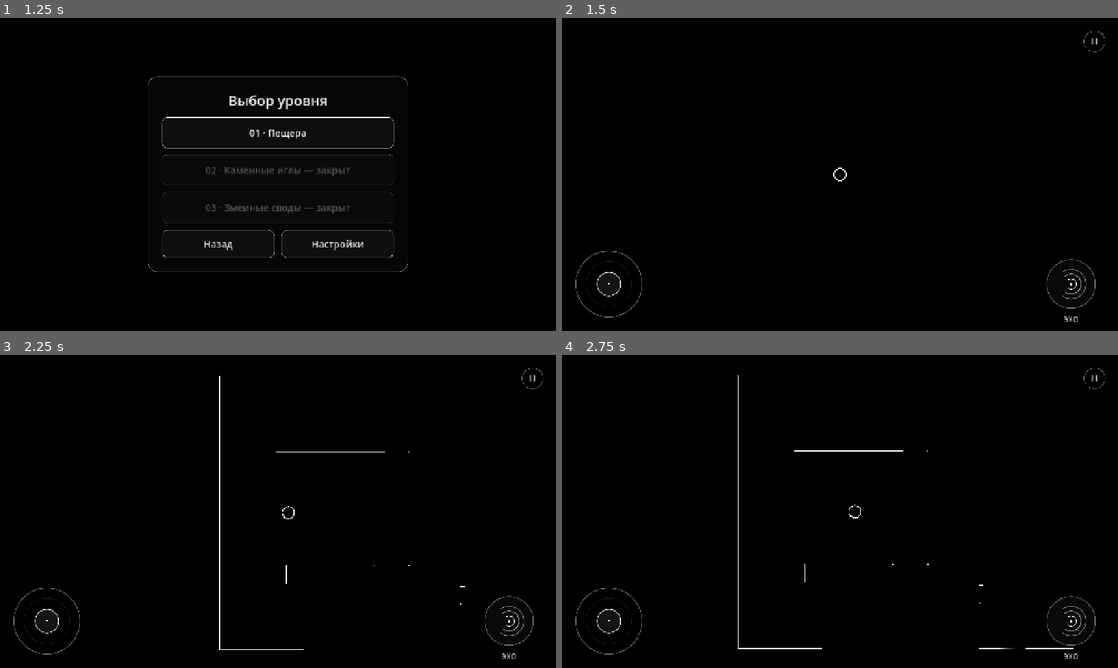
Above: before the commit, frames 1-4 (two rows, left to right).
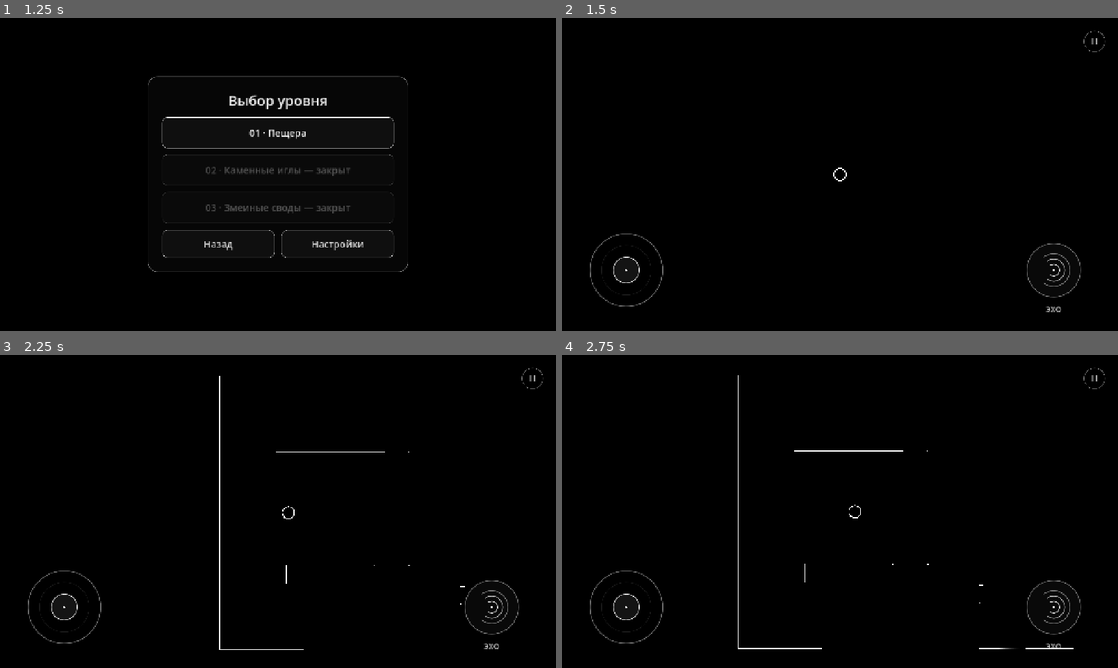
Above: after the commit, the same moments.

Repository: zhivushko/I-m_a_Bat
Game: Godot game, scene res://scenes/ui/MainMenu.tscn
Two runs of this game, one before a commit and one after it. Both use one fixed random seed, a clock stepped at 60 frames per second and the inputs below.
Inputs (mouse positions are in pixels of both pictures, inside the frame that each line leads up to):
- Up to frame 1 (1.25 s): click "Играть" at 0.5 s
- Up to frame 2 (1.5 s): click "01 · Пещера" at 1.25 s
- Up to frame 3 (2.25 s): tap Enter (ui_accept) at 2 s; move the mouse to (400, 495) at 2.02 s; hold Right (ui_right) from 2.03 s (still down); tap Space at 2.1 s; click (400, 495) at 2.17 s
- Up to frame 4 (2.75 s): keep holding Right (ui_right); tap Enter (ui_accept) at 2.27, 2.57 s

Frame 1 is identical in both runs. In frame 2, 0.8% of the frame differs, in the area x 2-96%, y 68-98%; in frame 3, 0.8%; in frame 4, 0.8%.

Commit message:
fix: enlarge touch controls and move them farther from screen edges

Diff:
--- a/scenes/ui/mobile_controls.gd
+++ b/scenes/ui/mobile_controls.gd
@@ -5,6 +5,7 @@
 
 const MOUSE_POINTER: int = -2
 const DEAD_ZONE: float = 0.12
+const TOUCH_SIZE_MULTIPLIER: float = 1.1
 
 @onready var pause_panel: Control = $PausePanel
 @onready var resume_button: Button = $PausePanel/Center/Panel/Margin/Buttons/Resume
@@ -18,6 +19,7 @@
 var sonar_center: Vector2
 var pause_center: Vector2
 var ui_scale: float = 1.0
+var touch_scale: float = TOUCH_SIZE_MULTIPLIER
 var joystick_pointer: int = -1
 var sonar_pointer: int = -1
 var joystick_offset: Vector2 = Vector2.ZERO
@@ -52,6 +54,7 @@
 func _update_layout() -> void:
 	_release_all()
 	ui_scale = clampf(minf(size.x, size.y) / 720.0, 0.8, 1.15)
+	touch_scale = ui_scale * TOUCH_SIZE_MULTIPLIER
 	var insets := Vector4.ZERO
 	if OS.has_feature("mobile"):
 		var safe := DisplayServer.get_display_safe_area()
@@ -61,32 +64,32 @@
 			insets = Vector4(safe.position.x * ratio.x, safe.position.y * ratio.y,
 				maxf(0.0, screen_size.x - safe.end.x) * ratio.x,
 				maxf(0.0, screen_size.y - safe.end.y) * ratio.y)
-	var bottom := size.y - insets.w - 108.0 * ui_scale
-	joystick_center = Vector2(insets.x + 108.0 * ui_scale, bottom)
-	sonar_center = Vector2(size.x - insets.z - 108.0 * ui_scale, bottom)
+	var bottom := size.y - insets.w - 140.0 * ui_scale
+	joystick_center = Vector2(insets.x + 148.0 * ui_scale, bottom)
+	sonar_center = Vector2(size.x - insets.z - 148.0 * ui_scale, bottom)
 	pause_center = Vector2(size.x - insets.z - 54.0 * ui_scale, insets.y + 54.0 * ui_scale)
 	queue_redraw()
 
 func _draw() -> void:
 	var white := Color(1.0, 1.0, 1.0, 0.42)
 	var active := Color(1.0, 1.0, 1.0, 0.85)
-	var radius := 76.0 * ui_scale
+	var radius := 76.0 * touch_scale
 	draw_circle(joystick_center, radius, Color(0.0, 0.0, 0.0, 0.2))
-	draw_arc(joystick_center, radius, 0.0, TAU, 80, white, 1.5 * ui_scale, true)
-	draw_arc(joystick_center, 52.0 * ui_scale, 0.0, TAU, 64, Color(1, 1, 1, 0.1), ui_scale, true)
+	draw_arc(joystick_center, radius, 0.0, TAU, 80, white, 1.5 * touch_scale, true)
+	draw_arc(joystick_center, 52.0 * touch_scale, 0.0, TAU, 64, Color(1, 1, 1, 0.1), touch_scale, true)
 	var knob := joystick_center + joystick_offset
-	draw_circle(knob, 27.0 * ui_scale, Color(1, 1, 1, 0.08))
-	draw_arc(knob, 27.0 * ui_scale, 0.0, TAU, 48, active, 1.5 * ui_scale, true)
-	draw_circle(knob, 2.0 * ui_scale, active)
+	draw_circle(knob, 27.0 * touch_scale, Color(1, 1, 1, 0.08))
+	draw_arc(knob, 27.0 * touch_scale, 0.0, TAU, 48, active, 1.5 * touch_scale, true)
+	draw_circle(knob, 2.0 * touch_scale, active)
 	var echo_active := sonar_pointer != -1 or sonar_flash > 0.0
-	draw_circle(sonar_center, 56.0 * ui_scale, Color(1, 1, 1, 0.13 if echo_active else 0.035))
-	draw_arc(sonar_center, 56.0 * ui_scale, 0.0, TAU, 64, active if echo_active else white, 1.5 * ui_scale, true)
+	draw_circle(sonar_center, 56.0 * touch_scale, Color(1, 1, 1, 0.13 if echo_active else 0.035))
+	draw_arc(sonar_center, 56.0 * touch_scale, 0.0, TAU, 64, active if echo_active else white, 1.5 * touch_scale, true)
 	for index in range(3):
-		draw_arc(sonar_center, (12.0 + index * 11.0) * ui_scale, -PI * 0.7, PI * 0.7, 32,
-			Color(1, 1, 1, 0.85 - index * 0.2), 1.6 * ui_scale, true)
-	draw_circle(sonar_center, 3.0 * ui_scale, active)
-	draw_string(ThemeDB.fallback_font, sonar_center + Vector2(-60, 88) * ui_scale,
-		"ЭХО", HORIZONTAL_ALIGNMENT_CENTER, 120.0 * ui_scale, int(16 * ui_scale), active)
+		draw_arc(sonar_center, (12.0 + index * 11.0) * touch_scale, -PI * 0.7, PI * 0.7, 32,
+			Color(1, 1, 1, 0.85 - index * 0.2), 1.6 * touch_scale, true)
+	draw_circle(sonar_center, 3.0 * touch_scale, active)
+	draw_string(ThemeDB.fallback_font, sonar_center + Vector2(-60, 88) * touch_scale,
+		"ЭХО", HORIZONTAL_ALIGNMENT_CENTER, 120.0 * touch_scale, int(16 * touch_scale), active)
 	draw_circle(pause_center, 24.0 * ui_scale, Color(0, 0, 0, 0.25))
 	draw_arc(pause_center, 24.0 * ui_scale, 0.0, TAU, 48, white, ui_scale, true)
 	for x in [-5.0, 5.0]:
@@ -122,11 +125,11 @@
 	if point.distance_to(pause_center) <= 34.0 * ui_scale:
 		_open_pause()
 		return true
-	if joystick_pointer == -1 and point.distance_to(joystick_center) <= 108.0 * ui_scale:
+	if joystick_pointer == -1 and point.distance_to(joystick_center) <= 108.0 * touch_scale:
 		joystick_pointer = pointer
 		_set_joystick(point)
 		return true
-	if sonar_pointer == -1 and point.distance_to(sonar_center) <= 72.0 * ui_scale:
+	if sonar_pointer == -1 and point.distance_to(sonar_center) <= 72.0 * touch_scale:
 		sonar_pointer = pointer
 		sonar_flash = 0.16
 		sonar_pressed.emit()
@@ -154,8 +157,8 @@
 	return consumed
 
 func _set_joystick(point: Vector2) -> void:
-	var direction := ((point - joystick_center) / (56.0 * ui_scale)).limit_length(1.0)
-	joystick_offset = direction * 49.0 * ui_scale
+	var direction := ((point - joystick_center) / (56.0 * touch_scale)).limit_length(1.0)
+	joystick_offset = direction * 49.0 * touch_scale
 	var strength := maxf(0.0, (direction.length() - DEAD_ZONE) / (1.0 - DEAD_ZONE))
 	_set_movement(direction.normalized() * strength)
 	queue_redraw()
--- a/tests/test_mobile_controls.gd
+++ b/tests/test_mobile_controls.gd
@@ -50,9 +50,10 @@
 	check(scene.get_node_or_null("UI/ControlHint") == null, "Debug and keyboard-hint labels are absent")
 	var center: Vector2 = controls.joystick_center
 	var echo_center: Vector2 = controls.sonar_center
+	var full_throw: float = 56.0 * controls.touch_scale
 	touch(0, center + Vector2(2, 2), true)
 	check(player.mobile_movement == Vector2.ZERO, "Joystick dead zone prevents accidental drift")
-	drag(0, center + Vector2(56, 0))
+	drag(0, center + Vector2(full_throw, 0))
 	check(player.mobile_movement.x > 0.99, "A touch drag steers the player")
 	var start_position: Vector2 = player.position
 	for frame in range(15):
@@ -74,13 +75,13 @@
 	for frame in range(2):
 		await physics_frame
 	check(player.mobile_movement == Vector2.ZERO and player.velocity == Vector2.ZERO, "Canceling a touch stops the player")
-	touch(7, center + Vector2(-56, 0), true)
+	touch(7, center + Vector2(-full_throw, 0), true)
 	controls.notification(controls.NOTIFICATION_APPLICATION_FOCUS_OUT)
 	check(player.mobile_movement == Vector2.ZERO and controls.joystick_pointer == -1, "Losing focus releases held controls")
 	touch(7, center, false)
 	var mouse := InputEventMouseButton.new()
 	mouse.button_index = MOUSE_BUTTON_LEFT
-	mouse.position = center + Vector2(56, 0)
+	mouse.position = center + Vector2(full_throw, 0)
 	mouse.pressed = true
 	Input.parse_input_event(mouse)
 	Input.flush_buffered_events()
@@ -90,7 +91,7 @@
 	Input.parse_input_event(mouse)
 	Input.flush_buffered_events()
 	check(player.mobile_movement == Vector2.ZERO, "Mouse release resets the joystick")
-	touch(0, center + Vector2(56, 0), true)
+	touch(0, center + Vector2(full_throw, 0), true)
 	touch(8, controls.pause_center, true)
 	for frame in range(2):
 		await process_frame
@@ -123,7 +124,7 @@
 	key.pressed = false
 	Input.parse_input_event(key)
 	Input.flush_buffered_events()
-	touch(0, center + Vector2(56, 0), true)
+	touch(0, center + Vector2(full_throw, 0), true)
 	player.die()
 	for frame in range(4):
 		await process_frame
@@ -163,7 +164,7 @@
 			await process_frame
 		var screen := Rect2(Vector2.ZERO, controls.size)
 		check(screen.has_point(controls.joystick_center) and screen.has_point(controls.sonar_center) and screen.has_point(controls.pause_center), "Touch controls stay on screen after resizing to " + str(window_size))
-		touch(30, controls.joystick_center + Vector2(56 * controls.ui_scale, 0), true)
+		touch(30, controls.joystick_center + Vector2(56 * controls.touch_scale, 0), true)
 		check(controls.movement.x > 0.99, "Physical touch coordinates still hit the joystick at " + str(window_size))
 		touch(30, controls.joystick_center, false)
 		var count_before := waves(current_scene)
